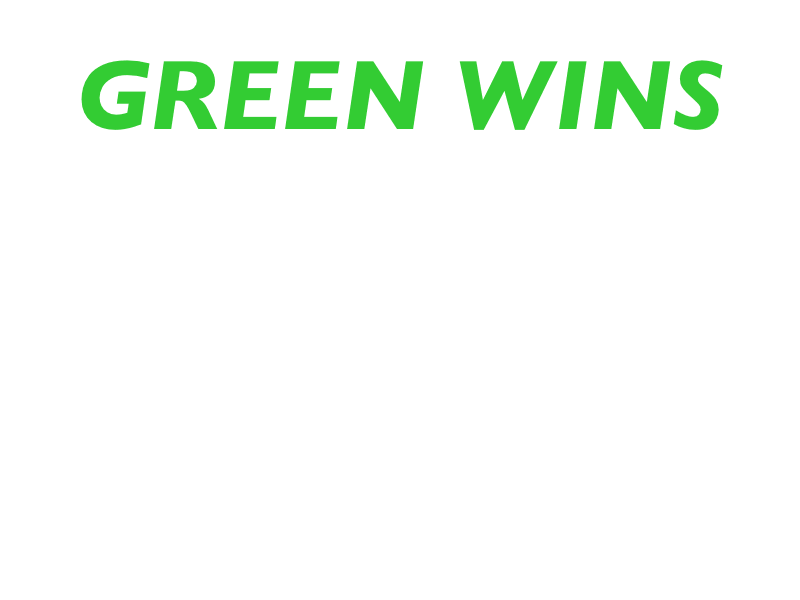
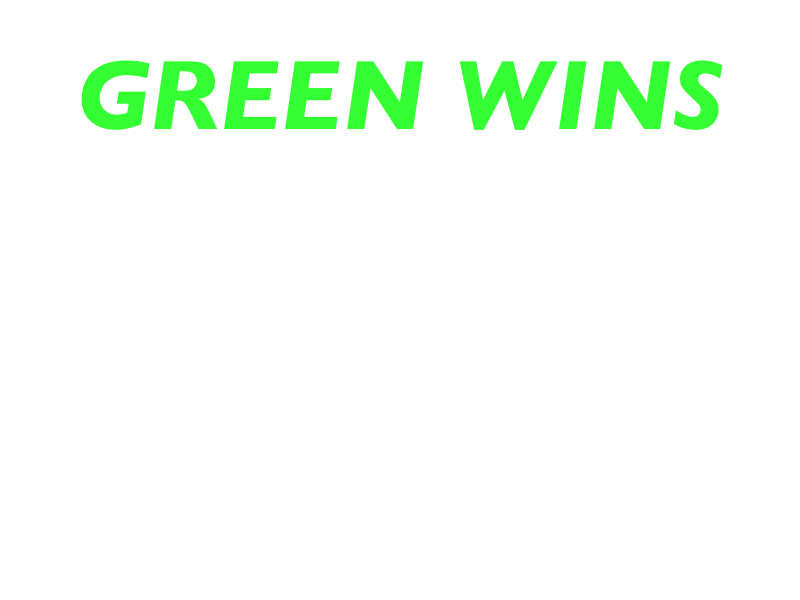
Comparing the layer stacks of the two 800x600 images. Changes:
painted on "GREEN WINS" over [left=81, top=60, right=723, bottom=130]
